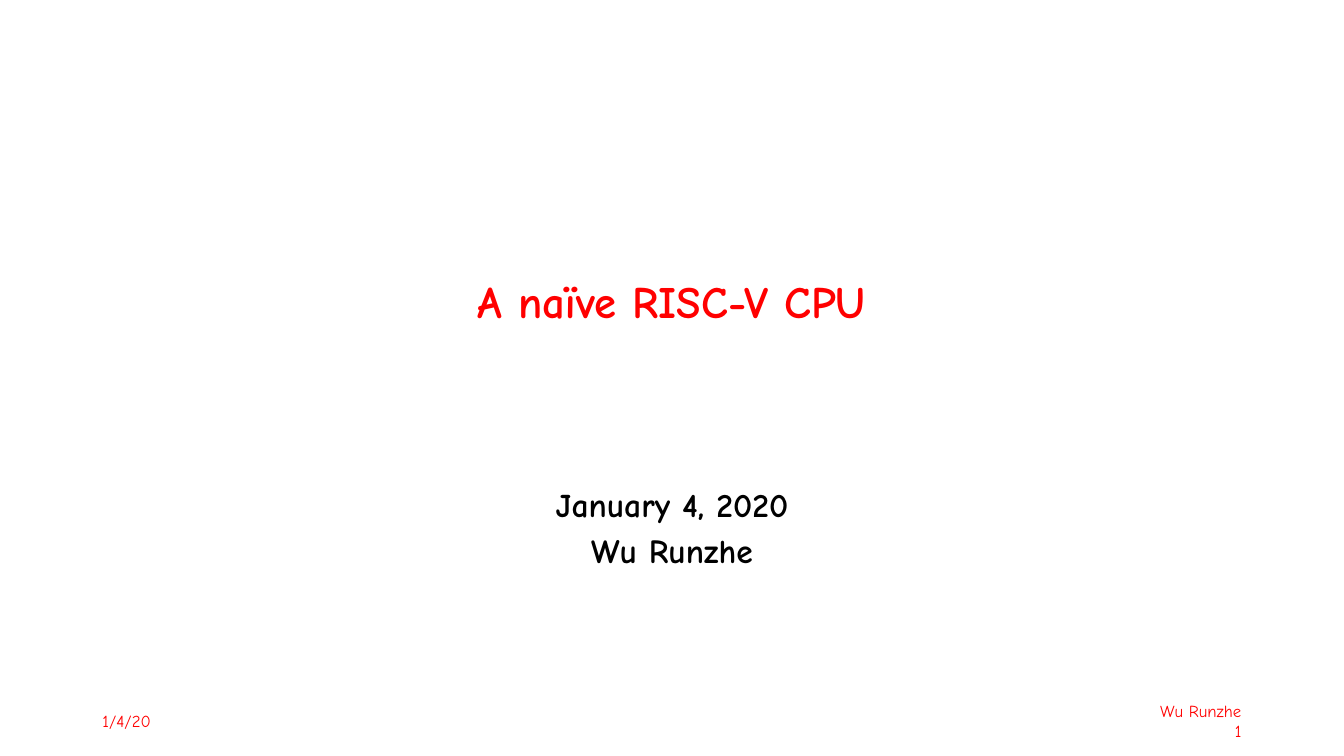
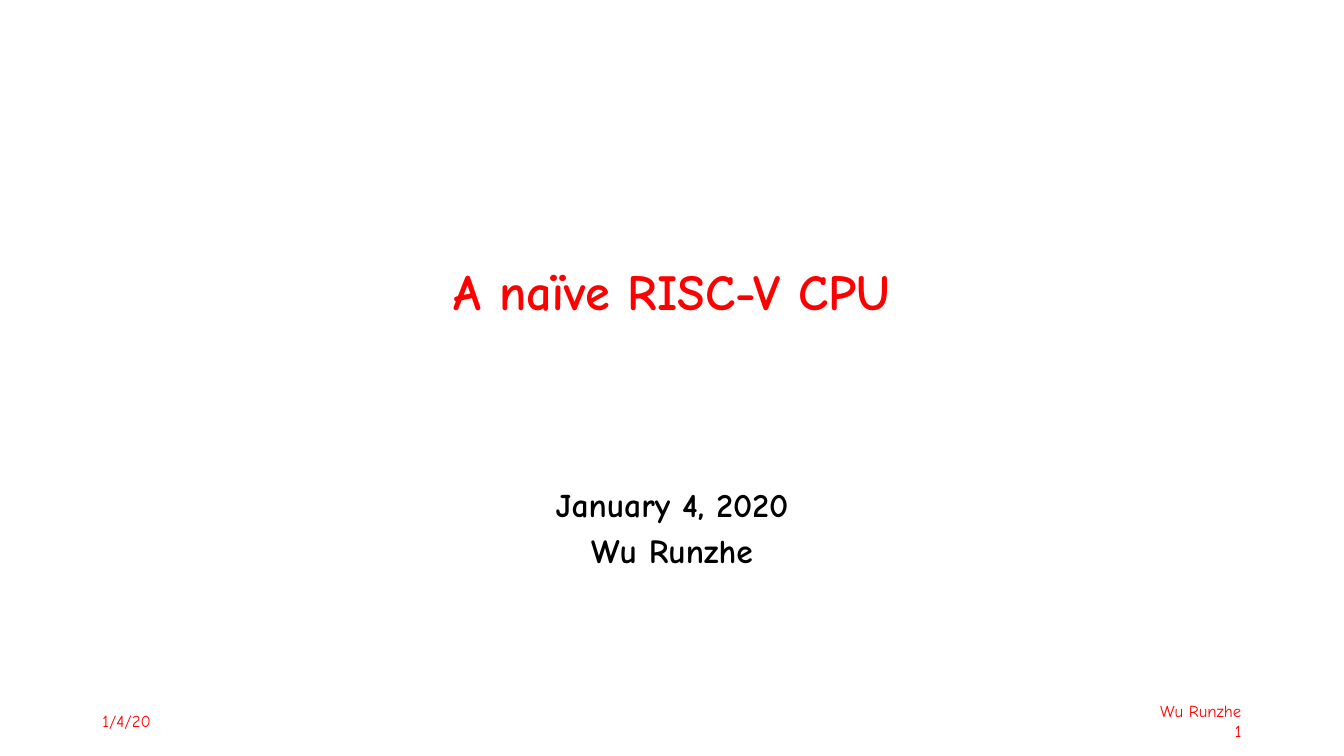
Before and after one commit to ziqian2000/RISC-V-CPU, a slide deck: slide 1 of Presentation.pptx. Drawn at 1344x756 pixels with LibreOffice and Linux fonts; fonts in the diff are those of the drawing. Boxes give left, top, right and bottom in pixels: in the first picture for what was removed or moved away, otherwise in the second. Text is boxed around its words. In the diff, an @@ line names an element or a change of style, - is before the commit and + after.

```diff
--- a/Presentation.pptx
+++ b/Presentation.pptx
@@ title "A naïve RISC-V CPU" at [454, 274, 890, 311]: size 32 to 36 pt @@
```
Also in this commit, not shown: 4 other slides changed, 7 other files.
